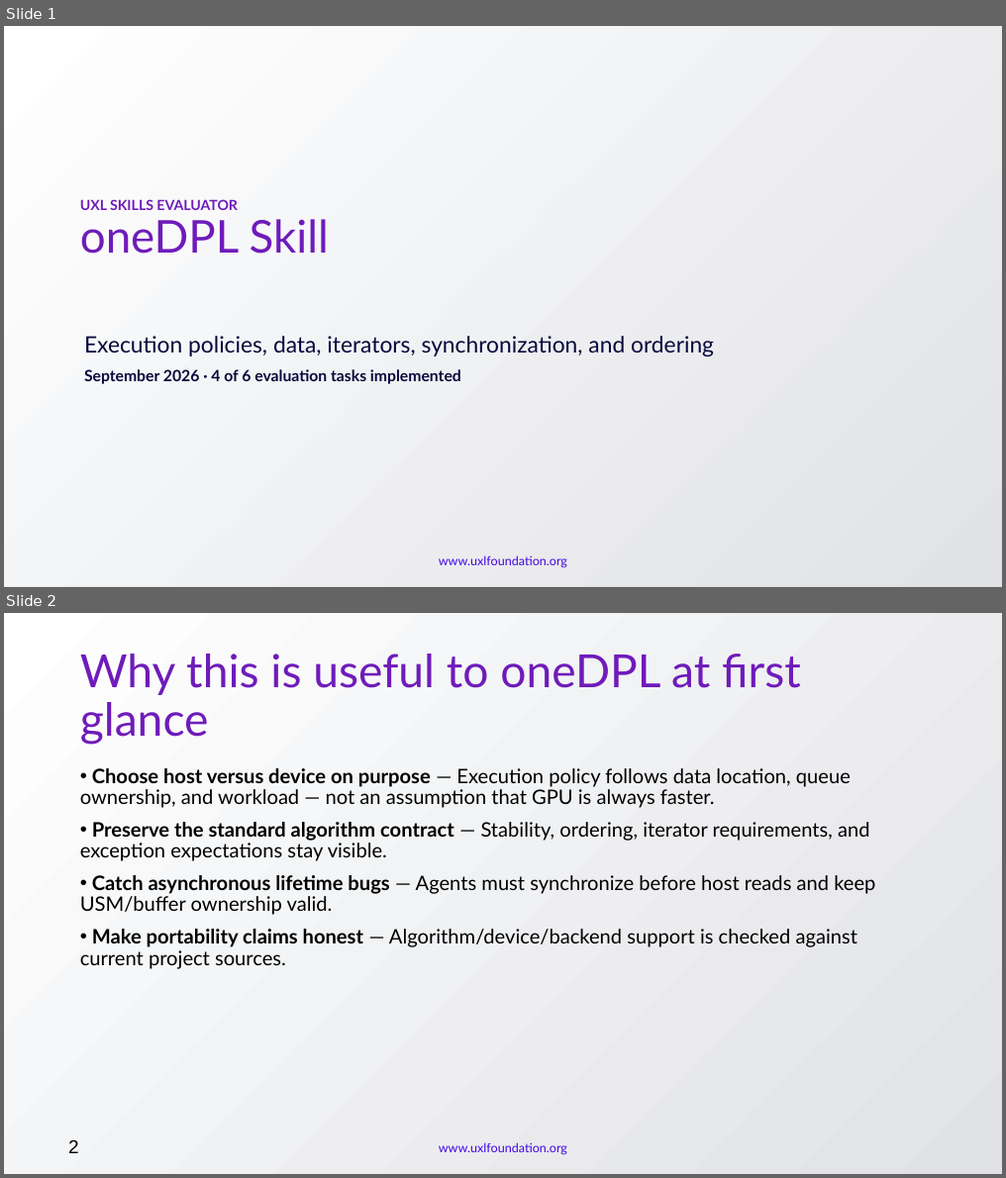
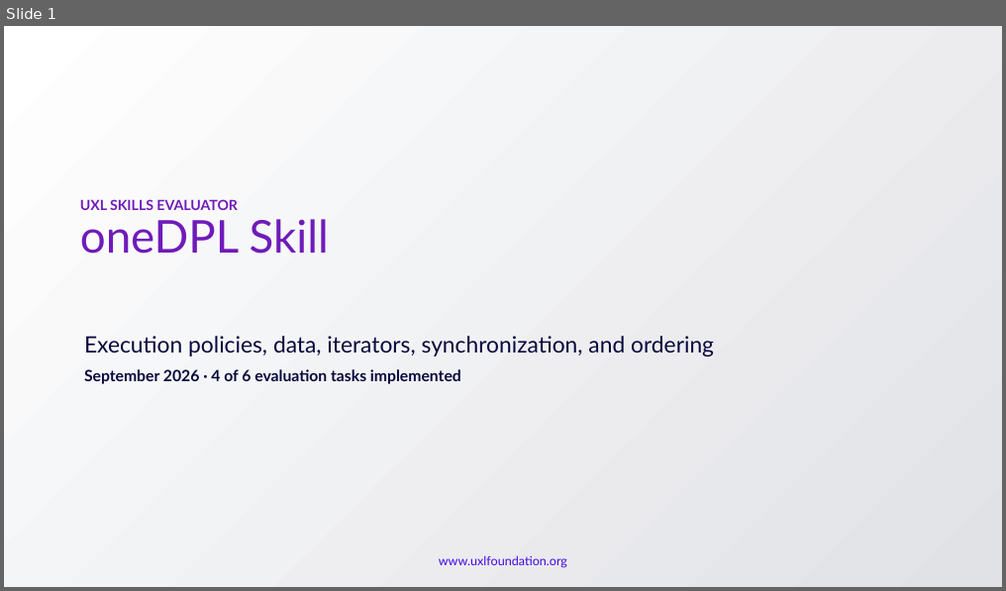
Before and after one commit to uxlfoundation/skills, a slide deck: evaluation/dashboard/public/decks/uxl-onedpl-maintainer-briefing.pptx. Shown one above the other, each under a label of ours: slides 1 and 2 before the commit, slide 1 after it. The pictures are 1006x1178 and 1006x591 pixels, drawn with LibreOffice and Linux fonts; fonts in the diff are those of the drawing; background and template pictures are left out. Boxes give left, top, right and bottom in pixels: in the first picture for what was removed or moved away, otherwise in the second. Text is boxed around its words. In the diff, an @@ line names an element or a change of style, - is before the commit and + after.

```diff
--- a/evaluation/dashboard/public/decks/uxl-onedpl-maintainer-briefing.pptx
+++ b/evaluation/dashboard/public/decks/uxl-onedpl-maintainer-briefing.pptx
@@ slide 2 removed at [4,613,1002,1174], background gradient #FFFFFF to #E1E2E6; not listed: 1 template element that a slide beside it also shows @@
@@ title removed at [80,654,801,745] @@
-Why this is useful to oneDPL at first glance
@@ text removed at [80,768,875,969] @@
-• Choose host versus device on purpose — Execution policy follows data location, queue ownership, and workload — not an assumption that GPU is always faster.
-• Preserve the standard algorithm contract — Stability, ordering, iterator requirements, and exception expectations stay visible.
-• Catch asynchronous lifetime bugs — Agents must synchronize before host reads and keep USM/buffer ownership valid.
-• Make portability claims honest — Algorithm/device/backend support is checked against current project sources.
@@ text removed at [68,1141,79,1154] @@
-2
```
Also in this commit, not shown: 5 slides changed, 22 other files.
